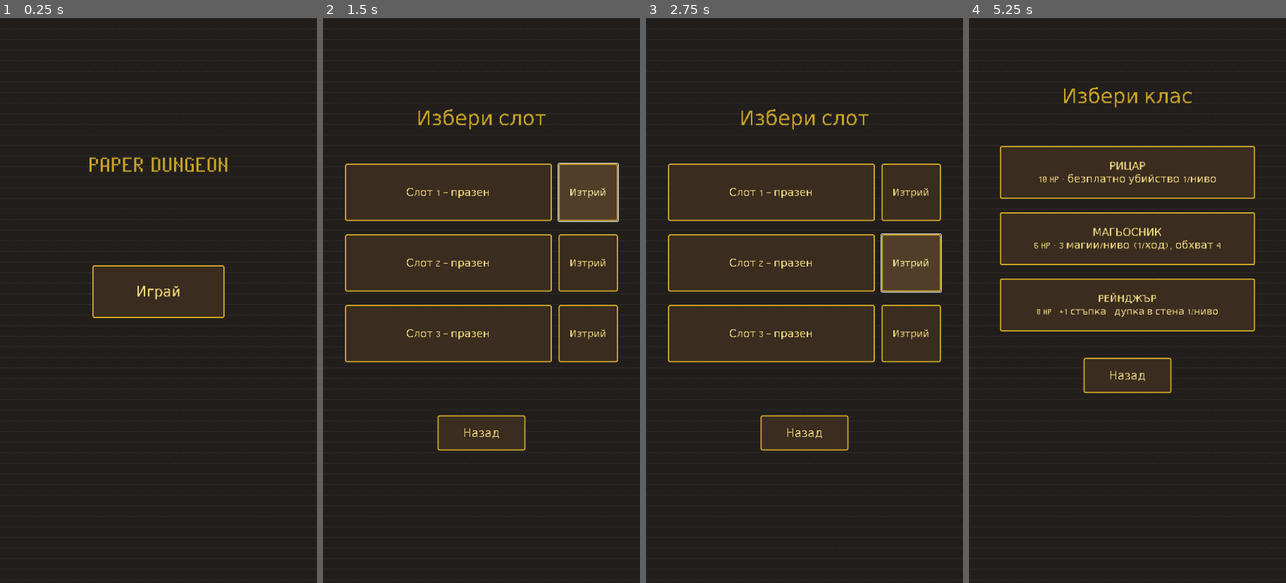
Above: before the commit, frames 1-4 (left to right).
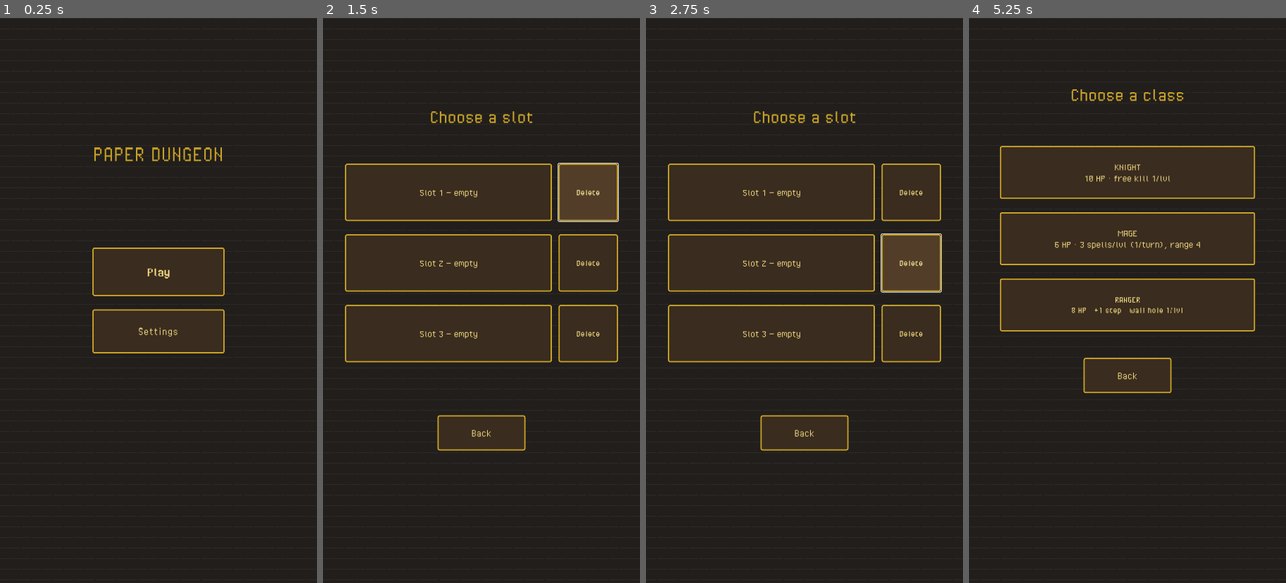
Above: after the commit, the same moments.

Repository: ViliyanSG/paper-dungeon
Game: Godot game, scene res://Main.tscn
The game is run twice, just before and just after one commit, with the same random seed, the same clock (stepped at 60 frames per second) and the same inputs.
Inputs (mouse positions are in pixels of both pictures, inside the frame that each line leads up to):
- Up to frame 1 (0.25 s): no input
- Up to frame 2 (1.5 s): click "Играй" (after the commit: "Play") at 0.5 s; click (589, 193) at 1.25 s, where only the run before the commit has a clickable "Изтрий"
- Up to frame 3 (2.75 s): click (912, 260) at 2 s, where only the run before the commit has a clickable "Изтрий"
- Up to frame 4 (5.25 s): click (1235, 334) at 2.75 s, where only the run before the commit has a clickable "Изтрий"; click "Назад" (after the commit: "Back") at 3.5 s; click "Играй" (after the commit: "Play") at 4.25 s; click (1095, 193) at 5 s, where only the run before the commit has a clickable "Слот 1 — празен"

The runs differ from the first frame. In frame 1, 6.1% of the frame differs, in the area x 28-72%, y 22-60%; in frame 2, 1.4%; in frame 3, 1.4%; in frame 4, 2.2%.

Commit message:
Phase B: settings screen + 4-language localization (EN/BG/FR/DE); all UI text via t(); default English; persist language in settings.cfg
Co-Authored-By: Claude Opus 4.8 <noreply@anthropic.com>

Diff:
--- a/main.gd
+++ b/main.gd
@@ -64,10 +64,60 @@
 	"J": Color8(63, 125, 79), "j": Color8(39, 77, 51),
 }
 
-enum S { MENU, SLOTS, CLASS, PLAYING }
+# ---- Localization (en, bg, fr, de) ----
+const LANGS := ["en", "bg", "fr", "de"]
+const STRINGS := {
+	"ui_play": ["Play", "Играй", "Jouer", "Spielen"],
+	"ui_settings": ["Settings", "Настройки", "Paramètres", "Einstellungen"],
+	"ui_choose_slot": ["Choose a slot", "Избери слот", "Choisir un slot", "Slot wählen"],
+	"ui_back": ["Back", "Назад", "Retour", "Zurück"],
+	"ui_delete": ["Delete", "Изтрий", "Supprimer", "Löschen"],
+	"ui_slot_empty": ["Slot %d — empty", "Слот %d — празен", "Slot %d — vide", "Slot %d — leer"],
+	"ui_slot_info": ["Slot %d — level %d · GP %d", "Слот %d — ниво %d · GP %d", "Slot %d — niveau %d · GP %d", "Slot %d — Level %d · GP %d"],
+	"ui_choose_class": ["Choose a class", "Избери клас", "Choisir une classe", "Klasse wählen"],
+	"ui_knight": ["KNIGHT\n10 HP · free kill 1/lvl", "РИЦАР\n10 HP · безплатно убийство 1/ниво", "CHEVALIER\n10 HP · kill gratuit 1/niv", "RITTER\n10 HP · Gratis-Kill 1/Lvl"],
+	"ui_mage": ["MAGE\n6 HP · 3 spells/lvl (1/turn), range 4", "МАГЬОСНИК\n6 HP · 3 магии/ниво (1/ход), обхват 4", "MAGE\n6 HP · 3 sorts/niv (1/tour), portée 4", "MAGIER\n6 HP · 3 Zauber/Lvl (1/Zug), Reichw. 4"],
+	"ui_ranger": ["RANGER\n8 HP · +1 step · wall hole 1/lvl", "РЕЙНДЖЪР\n8 HP · +1 стъпка · дупка в стена 1/ниво", "RÔDEUR\n8 HP · +1 pas · trou mur 1/niv", "WALDLÄUFER\n8 HP · +1 Schritt · Wandloch 1/Lvl"],
+	"ui_roll": ["Roll die", "Хвърли зар", "Lancer le dé", "Würfeln"],
+	"ui_exit": ["Exit", "Излез", "Quitter", "Verlassen"],
+	"ui_language": ["Language", "Език", "Langue", "Sprache"],
+	"hud_level": ["Level %d", "Ниво %d", "Niveau %d", "Level %d"],
+	"mode_diag": ["diagonal", "диагонал", "diagonale", "diagonal"],
+	"mode_straight": ["straight", "право", "droite", "gerade"],
+	"ab_shield_ready": ["Shield: ready", "Щит: готов", "Bouclier: prêt", "Schild: bereit"],
+	"ab_shield_used": ["Shield: used", "Щит: ползван", "Bouclier: usé", "Schild: benutzt"],
+	"ab_magic": ["Magic %d", "Магия %d", "Magie %d", "Magie %d"],
+	"ab_target": ["  •target•", "  •цел•", "  •cible•", "  •Ziel•"],
+	"ab_wall": ["Break wall (1)", "Пробий стена (1)", "Percer mur (1)", "Wand brechen (1)"],
+	"ab_wall_target": ["Break: target", "Пробий: цел", "Percer: cible", "Brechen: Ziel"],
+	"ab_wall_used": ["Wall: used", "Стена: ползвана", "Mur: usé", "Wand: benutzt"],
+	"log_new_level": ["Level %d. Roll to begin.", "Ниво %d. Хвърли зар за да започнеш.", "Niveau %d. Lancez le dé.", "Level %d. Würfle zum Start."],
+	"log_resume": ["Level %d. Roll to continue.", "Ниво %d. Хвърли зар за да продължиш.", "Niveau %d. Lancez pour continuer.", "Level %d. Würfle weiter."],
+	"log_no_move": ["Nowhere to go. Roll again.", "Няма накъде. Хвърли пак.", "Aucun chemin. Relancez.", "Kein Weg. Nochmal würfeln."],
+	"log_rolled": ["Rolled %d (%s). Choose where.", "Хвърли %d (%s). Избери накъде.", "%d (%s). Choisissez où.", "%d (%s). Wähle wohin."],
+	"log_move": ["Move %s, %d steps.", "Ход %s, %d стъпки.", "Déplacement %s, %d pas.", "Zug %s, %d Schritte."],
+	"log_gp": [" %+d GP.", " %+d GP.", " %+d GP.", " %+d GP."],
+	"log_hp": [" %+d HP.", " %+d HP.", " %+d HP.", " %+d HP."],
+	"log_win": ["Reached the exit! Level %d begins.", "Стигна изхода! Ниво %d започва.", "Sortie atteinte ! Niveau %d.", "Ausgang erreicht! Level %d."],
+	"log_died": ["You died! Level restarts.", "Загина! Нивото започва наново.", "Vous êtes mort ! Niveau relancé.", "Gestorben! Level neu."],
+	"log_shield": ["Shield! Killed an enemy safely.", "Щит! Уби враг без щета.", "Bouclier ! Ennemi tué sans dégât.", "Schild! Gegner ohne Schaden."],
+	"log_magic": ["Magic! Killed an enemy at range.", "Магия! Уби враг от разстояние.", "Magie ! Ennemi tué à distance.", "Magie! Gegner aus Distanz."],
+	"log_drill": ["Broke a hole in the wall!", "Проби дупка в стената!", "Trou percé dans le mur !", "Loch in die Wand gebrochen!"],
+	"dir_right": ["right", "надясно", "droite", "rechts"],
+	"dir_left": ["left", "наляво", "gauche", "links"],
+	"dir_down": ["down", "надолу", "bas", "unten"],
+	"dir_up": ["up", "нагоре", "haut", "oben"],
+	"dir_dr": ["down-right", "долу-дясно", "bas-droite", "unten-rechts"],
+	"dir_ur": ["up-right", "горе-дясно", "haut-droite", "oben-rechts"],
+	"dir_dl": ["down-left", "долу-ляво", "bas-gauche", "unten-links"],
+	"dir_ul": ["up-left", "горе-ляво", "haut-gauche", "oben-links"],
+}
+
+enum S { MENU, SLOTS, CLASS, SETTINGS, PLAYING }
 
 # ---- Game state ----
 var state := S.MENU
+var locale := "en"
 var current_slot := -1
 var level := 1
 var pending_advance := false
@@ -103,6 +153,7 @@
 var menu_ui: Control
 var slots_ui: Control
 var class_ui: Control
+var settings_ui: Control
 var hp_label: Label
 var gold_label: Label
 var level_label: Label
@@ -112,11 +163,27 @@
 var ability_button: Button
 var log_label: Label
 var slot_buttons: Array = []
+var del_buttons: Array = []
+# static-text controls that get re-labelled on language change
+var play_btn: Button
+var settings_btn: Button
+var slots_title: Label
+var slots_back: Button
+var class_title: Label
+var knight_btn: Button
+var mage_btn: Button
+var ranger_btn: Button
+var class_back: Button
+var settings_title: Label
+var lang_title: Label
+var settings_back: Button
 
 
 func _ready() -> void:
 	randomize()
+	_load_settings()
 	_build_ui()
+	_apply_language()
 	_check_version_wipe()
 	_show_menu()
 
@@ -198,11 +265,14 @@
 	menu_ui.mouse_filter = Control.MOUSE_FILTER_IGNORE
 	menu_ui.theme = ui_theme
 	layer.add_child(menu_ui)
-	var title := _make_label(menu_ui, Vector2(40, 300), Vector2(640, 90), 58, C_GOLD)
+	var title := _make_label(menu_ui, Vector2(40, 280), Vector2(640, 90), 54, C_GOLD)
 	title.text = "PAPER DUNGEON"
 	title.horizontal_alignment = HORIZONTAL_ALIGNMENT_CENTER
-	var play_btn := _make_button(menu_ui, "Играй", Vector2(210, 560), Vector2(300, 120))
+	play_btn = _make_button(menu_ui, "", Vector2(210, 520), Vector2(300, 110))
 	play_btn.pressed.connect(_show_slots)
+	settings_btn = _make_button(menu_ui, "", Vector2(210, 660), Vector2(300, 100))
+	settings_btn.add_theme_font_size_override("font_size", 28)
+	settings_btn.pressed.connect(_show_settings)
 
 	# ---- Slot select screen ----
 	slots_ui = Control.new()
@@ -210,21 +280,22 @@
 	slots_ui.mouse_filter = Control.MOUSE_FILTER_IGNORE
 	slots_ui.theme = ui_theme
 	layer.add_child(slots_ui)
-	var stitle := _make_label(slots_ui, Vector2(40, 200), Vector2(640, 70), 46, C_GOLD)
-	stitle.text = "Избери слот"
-	stitle.horizontal_alignment = HORIZONTAL_ALIGNMENT_CENTER
+	slots_title = _make_label(slots_ui, Vector2(40, 200), Vector2(640, 70), 46, C_GOLD)
+	slots_title.horizontal_alignment = HORIZONTAL_ALIGNMENT_CENTER
 	slot_buttons = []
+	del_buttons = []
 	for i in 3:
 		var sbtn := _make_button(slots_ui, "", Vector2(50, 330 + i * 160), Vector2(470, 130))
 		sbtn.add_theme_font_size_override("font_size", 24)
 		sbtn.pressed.connect(_on_slot_pressed.bind(i))
 		slot_buttons.append(sbtn)
-		var del := _make_button(slots_ui, "Изтрий", Vector2(535, 330 + i * 160), Vector2(135, 130))
+		var del := _make_button(slots_ui, "", Vector2(535, 330 + i * 160), Vector2(135, 130))
 		del.add_theme_font_size_override("font_size", 22)
 		del.pressed.connect(_delete_slot.bind(i))
-	var back_btn := _make_button(slots_ui, "Назад", Vector2(260, 900), Vector2(200, 80))
-	back_btn.add_theme_font_size_override("font_size", 26)
-	back_btn.pressed.connect(_show_menu)
+		del_buttons.append(del)
+	slots_back = _make_button(slots_ui, "", Vector2(260, 900), Vector2(200, 80))
+	slots_back.add_theme_font_size_override("font_size", 26)
+	slots_back.pressed.connect(_show_menu)
 
 	# ---- Class select screen ----
 	class_ui = Control.new()
@@ -232,21 +303,41 @@
 	class_ui.mouse_filter = Control.MOUSE_FILTER_IGNORE
 	class_ui.theme = ui_theme
 	layer.add_child(class_ui)
-	var ctitle := _make_label(class_ui, Vector2(40, 150), Vector2(640, 70), 46, C_GOLD)
-	ctitle.text = "Избери клас"
-	ctitle.horizontal_alignment = HORIZONTAL_ALIGNMENT_CENTER
-	var kb := _make_button(class_ui, "РИЦАР\n10 HP · безплатно убийство 1/ниво", Vector2(70, 290), Vector2(580, 120))
-	kb.add_theme_font_size_override("font_size", 24)
-	kb.pressed.connect(_choose_class.bind("knight"))
-	var mb := _make_button(class_ui, "МАГЬОСНИК\n6 HP · 3 магии/ниво (1/ход), обхват 4", Vector2(70, 440), Vector2(580, 120))
-	mb.add_theme_font_size_override("font_size", 24)
-	mb.pressed.connect(_choose_class.bind("mage"))
-	var rb := _make_button(class_ui, "РЕЙНДЖЪР\n8 HP · +1 стъпка · дупка в стена 1/ниво", Vector2(70, 590), Vector2(580, 120))
-	rb.add_theme_font_size_override("font_size", 22)
-	rb.pressed.connect(_choose_class.bind("ranger"))
-	var cback := _make_button(class_ui, "Назад", Vector2(260, 770), Vector2(200, 80))
-	cback.add_theme_font_size_override("font_size", 26)
-	cback.pressed.connect(_show_slots)
+	class_title = _make_label(class_ui, Vector2(40, 150), Vector2(640, 70), 46, C_GOLD)
+	class_title.horizontal_alignment = HORIZONTAL_ALIGNMENT_CENTER
+	knight_btn = _make_button(class_ui, "", Vector2(70, 290), Vector2(580, 120))
+	knight_btn.add_theme_font_size_override("font_size", 24)
+	knight_btn.pressed.connect(_choose_class.bind("knight"))
+	mage_btn = _make_button(class_ui, "", Vector2(70, 440), Vector2(580, 120))
+	mage_btn.add_theme_font_size_override("font_size", 24)
+	mage_btn.pressed.connect(_choose_class.bind("mage"))
+	ranger_btn = _make_button(class_ui, "", Vector2(70, 590), Vector2(580, 120))
+	ranger_btn.add_theme_font_size_override("font_size", 22)
+	ranger_btn.pressed.connect(_choose_class.bind("ranger"))
+	class_back = _make_button(class_ui, "", Vector2(260, 770), Vector2(200, 80))
+	class_back.add_theme_font_size_override("font_size", 26)
+	class_back.pressed.connect(_show_slots)
+
+	# ---- Settings screen ----
+	settings_ui = Control.new()
+	settings_ui.set_anchors_preset(Control.PRESET_FULL_RECT)
+	settings_ui.mouse_filter = Control.MOUSE_FILTER_IGNORE
+	settings_ui.theme = ui_theme
+	layer.add_child(settings_ui)
+	settings_title = _make_label(settings_ui, Vector2(40, 180), Vector2(640, 70), 46, C_GOLD)
+	settings_title.horizontal_alignment = HORIZONTAL_ALIGNMENT_CENTER
+	lang_title = _make_label(settings_ui, Vector2(40, 320), Vector2(640, 50), 30, C_TEXT)
+	lang_title.horizontal_alignment = HORIZONTAL_ALIGNMENT_CENTER
+	var lang_names := ["English", "Български", "Français", "Deutsch"]
+	for i in 4:
+		var col := i % 2
+		var row := i / 2
+		var lb := _make_button(settings_ui, lang_names[i], Vector2(90 + col * 290, 400 + row * 130), Vector2(270, 110))
+		lb.add_theme_font_size_override("font_size", 28)
+		lb.pressed.connect(_set_language.bind(LANGS[i]))
+	settings_back = _make_button(settings_ui, "", Vector2(260, 720), Vector2(200, 80))
+	settings_back.add_theme_font_size_override("font_size", 26)
+	settings_back.pressed.connect(_show_menu)
 
 
 func _make_label(parent: Control, pos: Vector2, sz: Vector2, font_size: int, color: Color) -> Label:
@@ -300,6 +391,7 @@
 	menu_ui.visible = (s == S.MENU)
 	slots_ui.visible = (s == S.SLOTS)
 	class_ui.visible = (s == S.CLASS)
+	settings_ui.visible = (s == S.SETTINGS)
 	game_ui.visible = (s == S.PLAYING)
 	queue_redraw()
 
@@ -317,8 +409,67 @@
 	_set_screen(S.CLASS)
 
 
+func _show_settings() -> void:
+	_set_screen(S.SETTINGS)
+
+
 func _show_game() -> void:
 	_set_screen(S.PLAYING)
+
+
+# =====================================================================
+#  Localization + settings
+# =====================================================================
+func t(key: String) -> String:
+	var arr = STRINGS.get(key, null)
+	if arr == null:
+		return key
+	var i := LANGS.find(locale)
+	if i < 0:
+		i = 0
+	return arr[i]
+
+
+func _set_language(l: String) -> void:
+	locale = l
+	_save_settings()
+	_apply_language()
+	queue_redraw()
+
+
+func _apply_language() -> void:
+	play_btn.text = t("ui_play")
+	settings_btn.text = t("ui_settings")
+	slots_title.text = t("ui_choose_slot")
+	slots_back.text = t("ui_back")
+	for b in del_buttons:
+		b.text = t("ui_delete")
+	class_title.text = t("ui_choose_class")
+	knight_btn.text = t("ui_knight")
+	mage_btn.text = t("ui_mage")
+	ranger_btn.text = t("ui_ranger")
+	class_back.text = t("ui_back")
+	settings_title.text = t("ui_settings")
+	lang_title.text = t("ui_language")
+	settings_back.text = t("ui_back")
+	roll_button.text = t("ui_roll")
+	reset_button.text = t("ui_exit")
+	_refresh_slots()
+	if state == S.PLAYING:
+		update_hud()
+		_update_ability_ui()
+
+
+func _load_settings() -> void:
+	var c := ConfigFile.new()
+	if c.load("user://settings.cfg") == OK:
+		locale = c.get_value("general", "locale", "en")
+
+
+func _save_settings() -> void:
+	var c := ConfigFile.new()
+	c.set_value("general", "locale", locale)
+	c.save("user://settings.cfg")
 
 
 func _on_slot_pressed(i: int) -> void:
@@ -369,20 +520,20 @@
 		"knight":
 			ability_button.visible = true
 			ability_button.disabled = false
-			ability_button.text = "Щит: готов" if knight_shield else "Щит: ползван"
+			ability_button.text = t("ab_shield_ready") if knight_shield else t("ab_shield_used")
 		"mage":
 			ability_button.visible = true
 			ability_button.disabled = mage_casts <= 0 or not mage_turn_cast
-			ability_button.text = ("Магия %d" % mage_casts) + ("  •цел•" if casting else "")
+			ability_button.text = (t("ab_magic") % mage_casts) + (t("ab_target") if casting else "")
 		"ranger":
 			ability_button.visible = true
 			ability_button.disabled = not (wall_pass_available and _adjacent_to_wall())
 			if not wall_pass_available:
-				ability_button.text = "Стена: ползвана"
+				ability_button.text = t("ab_wall_used")
 			elif drilling:
-				ability_button.text = "Пробий: цел"
+				ability_button.text = t("ab_wall_target")
 			else:
-				ability_button.text = "Пробий стена (1)"
+				ability_button.text = t("ab_wall")
 		_:
 			ability_button.visible = false
 
@@ -410,7 +561,7 @@
 	mage_casts -= 1
 	mage_turn_cast = false
 	casting = false
-	add_log("Магия! Уби враг от разстояние.")
+	add_log(t("log_magic"))
 	_update_ability_ui()
 	queue_redraw()
 
@@ -425,7 +576,7 @@
 	walls.erase(cell)          # permanent hole
 	wall_pass_available = false
 	drilling = false
-	add_log("Проби дупка в стената!")
+	add_log(t("log_drill"))
 	if awaiting_move:
 		_compute_options()
 	_update_ability_ui()
@@ -478,9 +629,9 @@
 	for i in 3:
 		var d = _load_slot(i)
 		if d == null:
-			slot_buttons[i].text = "Слот %d — празен" % (i + 1)
+			slot_buttons[i].text = t("ui_slot_empty") % (i + 1)
 		else:
-			slot_buttons[i].text = "Слот %d — ниво %d · GP %d" % [i + 1, int(d.get("level", 1)), int(d.get("gold", 0))]
+			slot_buttons[i].text = t("ui_slot_info") % [i + 1, int(d.get("level", 1)), int(d.get("gold", 0))]
 
 
 func _begin_run(data) -> void:
@@ -579,7 +730,7 @@
 	casting = false
 	log_lines = []
 
-	add_log("Ниво %d. Хвърли зар за да продължиш." % level)
+	add_log(t("log_resume") % level)
 	roll_button.disabled = false
 	roll_result_label.text = ""
 	_update_ability_ui()
@@ -620,7 +771,7 @@
 
 	_generate_level()
 
-	add_log("Ниво %d. Хвърли зар за да започнеш." % level)
+	add_log(t("log_new_level") % level)
 	roll_button.disabled = false
 	roll_result_label.text = ""
 	_update_ability_ui()
@@ -830,13 +981,13 @@
 		mage_turn_cast = true   # one cast available this turn
 	_compute_options()
 
-	var mode_txt := "диагонал" if diagonal else "право"
+	var mode_txt := t("mode_diag") if diagonal else t("mode_straight")
 	if options.is_empty():
-		add_log("Няма накъде. Хвърли пак.")
+		add_log(t("log_no_move"))
 		roll_button.disabled = false
 	else:
 		awaiting_move = true
-		add_log("Хвърли %d (%s). Избери накъде." % [current_n, mode_txt])
+		add_log(t("log_rolled") % [current_n, mode_txt])
 	_update_ability_ui()
 	_update_roll_label()
 	queue_redraw()
@@ -957,27 +1108,27 @@
 		level += 1
 		player.hp = player.max_hp
 		new_level()
-		add_log("Стигна изхода! Ниво %d започва." % level)
+		add_log(t("log_win") % level)
 		return
 
 	if pending_respawn:
 		pending_respawn = false
 		player.hp = player.max_hp
 		new_level()
-		add_log("Загина! Нивото започва наново.")
+		add_log(t("log_died"))
 		return
 
 	if not game_over:
 		roll_button.disabled = false
 		var steps := full_path.size()
 		var first_dir: Vector2i = full_path[0] - start_pos if steps > 0 else Vector2i.ZERO
-		var msg := "Ход %s, %d стъпки." % [_dir_word(first_dir), steps]
+		var msg := t("log_move") % [_dir_word(first_dir), steps]
 		var gd: int = player.gold - gold_before
 		var hd: int = player.hp - hp_before
 		if gd != 0:
-			msg += " %+d GP." % gd
+			msg += t("log_gp") % gd
 		if hd != 0:
-			msg += " %+d HP." % hd
+			msg += t("log_hp") % hd
 		add_log(msg)
 	_update_roll_label()
 	queue_redraw()
@@ -987,24 +1138,24 @@
 	var h := ""
 	var v := ""
 	if d.x > 0:
-		h = "дясно"
+		h = "r"
 	elif d.x < 0:
-		h = "ляво"
+		h = "l"
 	if d.y > 0:
-		v = "долу"
+		v = "d"
 	elif d.y < 0:
-		v = "горе"
+		v = "u"
 	if h != "" and v != "":
-		return v + "-" + h
+		return t("dir_" + v + h)          # dr, dl, ur, ul
 	elif h != "":
-		return "на" + h
+		return t("dir_right") if h == "r" else t("dir_left")
 	elif v != "":
-		return "на" + v
+		return t("dir_down") if v == "d" else t("dir_up")
 	return "?"
 
 
 func _update_roll_label() -> void:
-	var mode_txt := "диагонал" if diagonal else "право"
+	var mode_txt := t("mode_diag") if diagonal else t("mode_straight")
 	roll_result_label.text = "%d\n%s" % [current_n, mode_txt]
 
 
@@ -1020,7 +1171,7 @@
 		"enemy":
 			if hero_class == "knight" and knight_shield:
 				knight_shield = false      # free kill, no damage
-				add_log("Щит! Уби враг без щета.")
+				add_log(t("log_shield"))
 			else:
 				player.hp -= 1 + randi() % 6
 				_check_death()
@@ -1057,7 +1208,7 @@
 func update_hud() -> void:
 	hp_label.text = "HP %d/%d" % [player.hp, player.max_hp]
 	gold_label.text = "GP %d" % player.gold
-	level_label.text = "Ниво %d" % level
+	level_label.text = t("hud_level") % level
 
 
 func add_log(msg: String) -> void:
